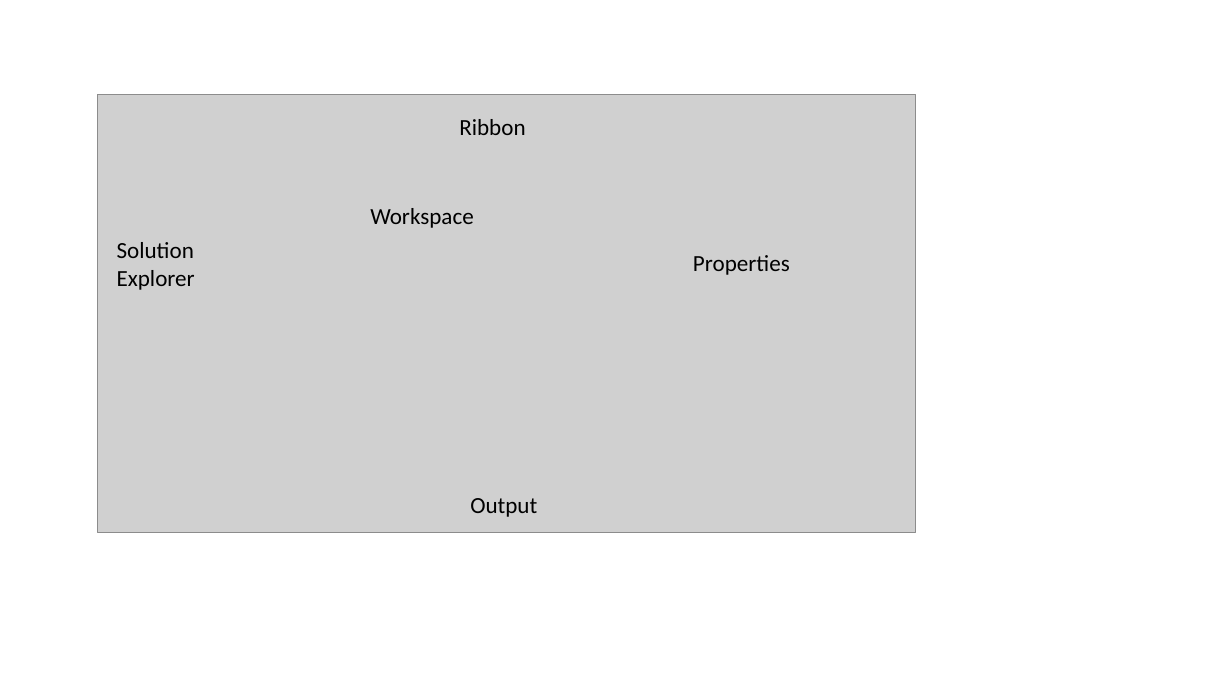
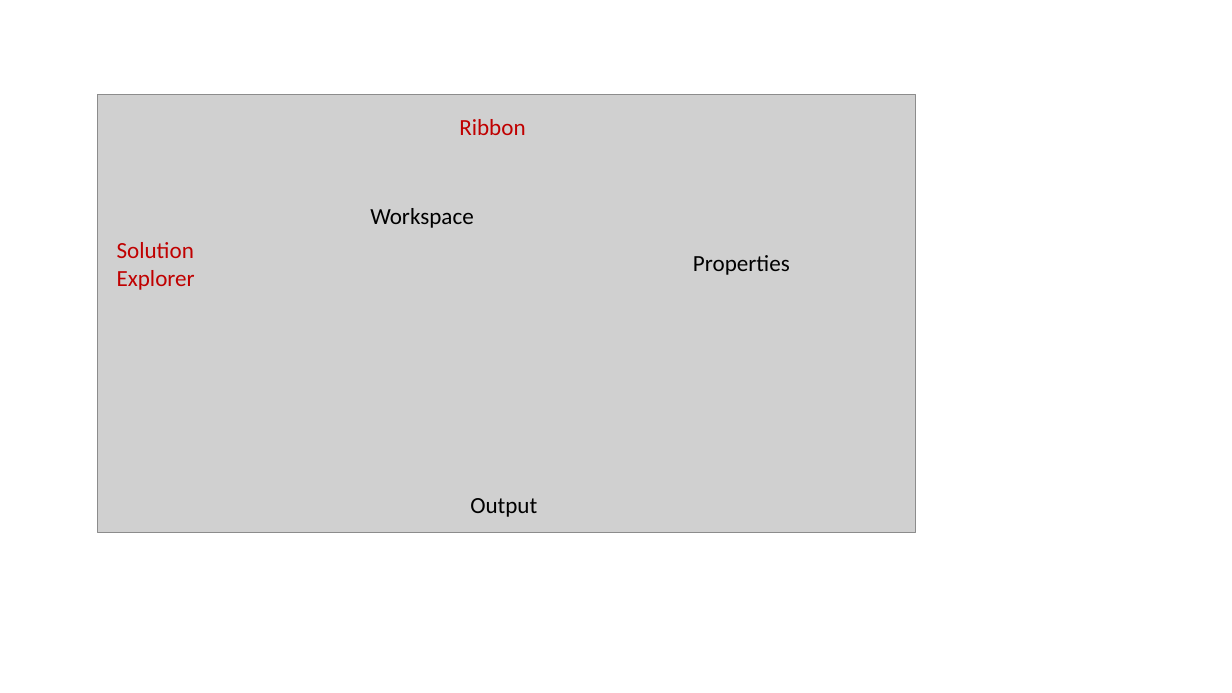
Before and after one commit to Ghislain1/zoe-fb-app, a slide deck: slide 19 of Masterarbeit_Skizze.pptx. Drawn at 1232x693 pixels with LibreOffice and Linux fonts; fonts in the diff are those of the drawing; grey boxes stand for pictures. Boxes give left, top, right and bottom in pixels: in the first picture for what was removed or moved away, otherwise in the second. Text is boxed around its words. In the diff, an @@ line names an element or a change of style, - is before the commit and + after.

```diff
--- a/Masterarbeit_Skizze.pptx
+++ b/Masterarbeit_Skizze.pptx
@@ text "Ribbon" at <box>459,119,525,135</box>: text colour #000000 to #C00000 @@
@@ text "Solution Explorer" at <box>117,242,195,290</box>: text colour #000000 to #C00000 @@
```
Also in this commit, not shown: 2 other files.
